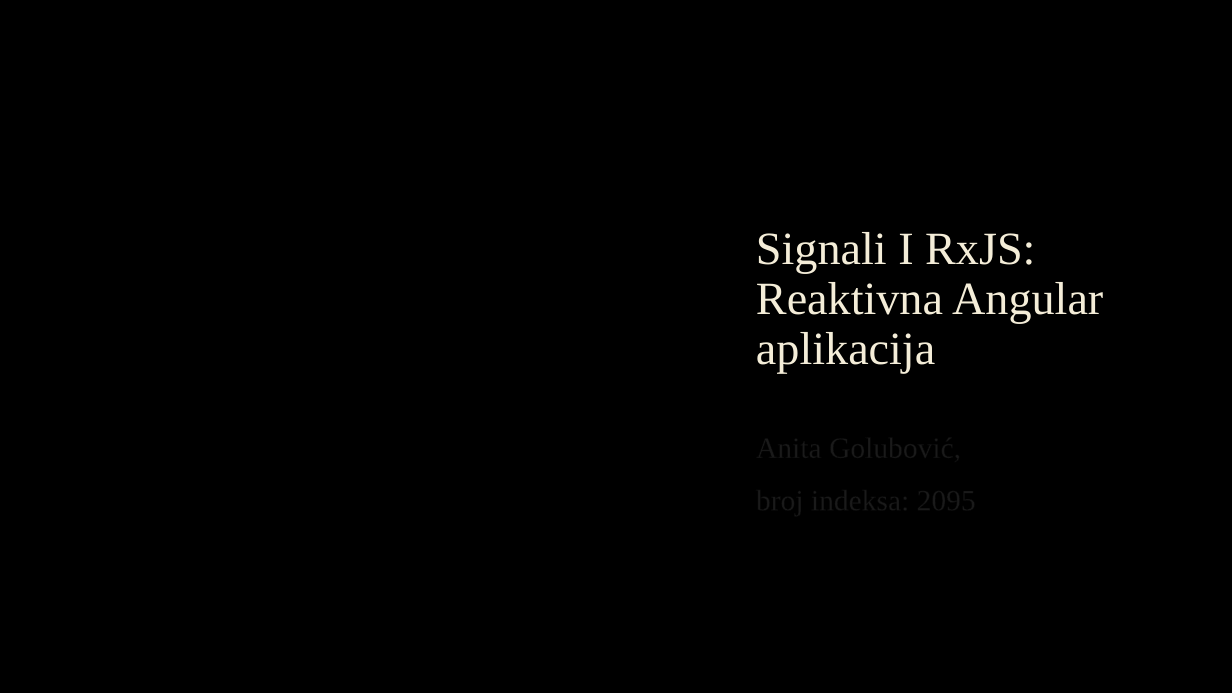
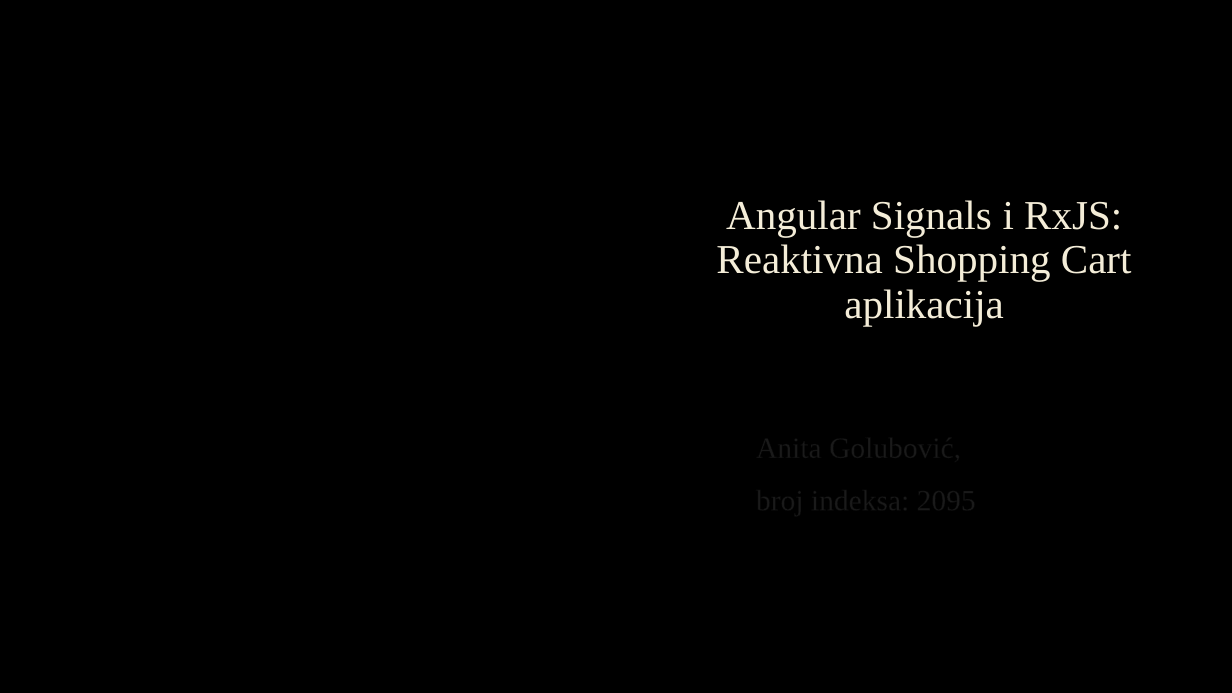
Before and after one commit to anitagolubovic/SignalsAndRxJs, a slide deck: slide 1 of Signali I RxJS.pptx. Drawn at 1232x693 pixels with LibreOffice and Linux fonts; fonts in the diff are those of the drawing; background and template pictures are left out. Boxes give left, top, right and bottom in pixels: in the first picture for what was removed or moved away, otherwise in the second. Text is boxed around its words. In the diff, an @@ line names an element or a change of style, - is before the commit and + after.

Commit message:
presentation in progress

```diff
--- a/Signali I RxJS.pptx
+++ b/Signali I RxJS.pptx
@@ title at (x1=716, y1=200, x2=1132, y2=326): text changed; size 36 to 32 pt @@
-Signali I RxJS: Reaktivna Angular aplikacija
+Angular Signals i RxJS: Reaktivna Shopping Cart aplikacija
```
Also in this commit, not shown: 2 other slides changed, 14 slides added, 3 other files.
